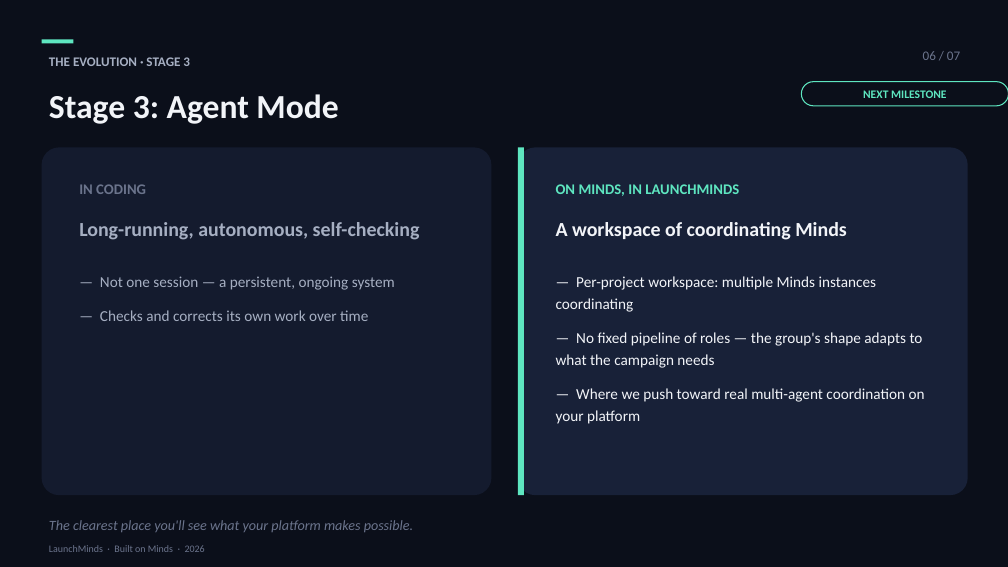
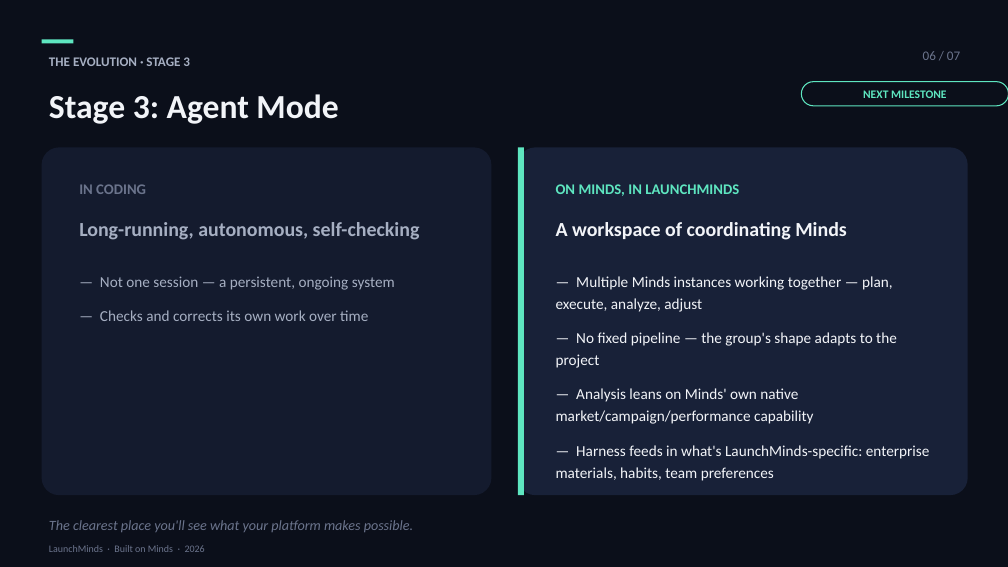
Before and after one commit to dingjoys/focus-mind, a slide deck: slide 7 of presentations/launchminds-agent-evolution-2026-08/launchminds-deck.pptx. Drawn at 1008x567 pixels with LibreOffice and Linux fonts; fonts in the diff are those of the drawing. Boxes give left, top, right and bottom in pixels: in the first picture for what was removed or moved away, otherwise in the second. Text is boxed around its words. In the diff, an @@ line names an element or a change of style, - is before the commit and + after.

```diff
--- a/presentations/launchminds-agent-evolution-2026-08/launchminds-deck.pptx
+++ b/presentations/launchminds-agent-evolution-2026-08/launchminds-deck.pptx
@@ text at (556,276,930,481): text changed @@
-— Per-project workspace: multiple Minds instances coordinating
-— No fixed pipeline of roles — the group's shape adapts to what the campaign needs
-— Where we push toward real multi-agent coordination on your platform
+— Multiple Minds instances working together — plan, execute, analyze, adjust
+— No fixed pipeline — the group's shape adapts to the project
+— Analysis leans on Minds' own native market/campaign/performance capability
+— Harness feeds in what's LaunchMinds-specific: enterprise materials, habits, team preferences
```
Also in this commit, not shown: 1 other slide changed, 2 other files.
